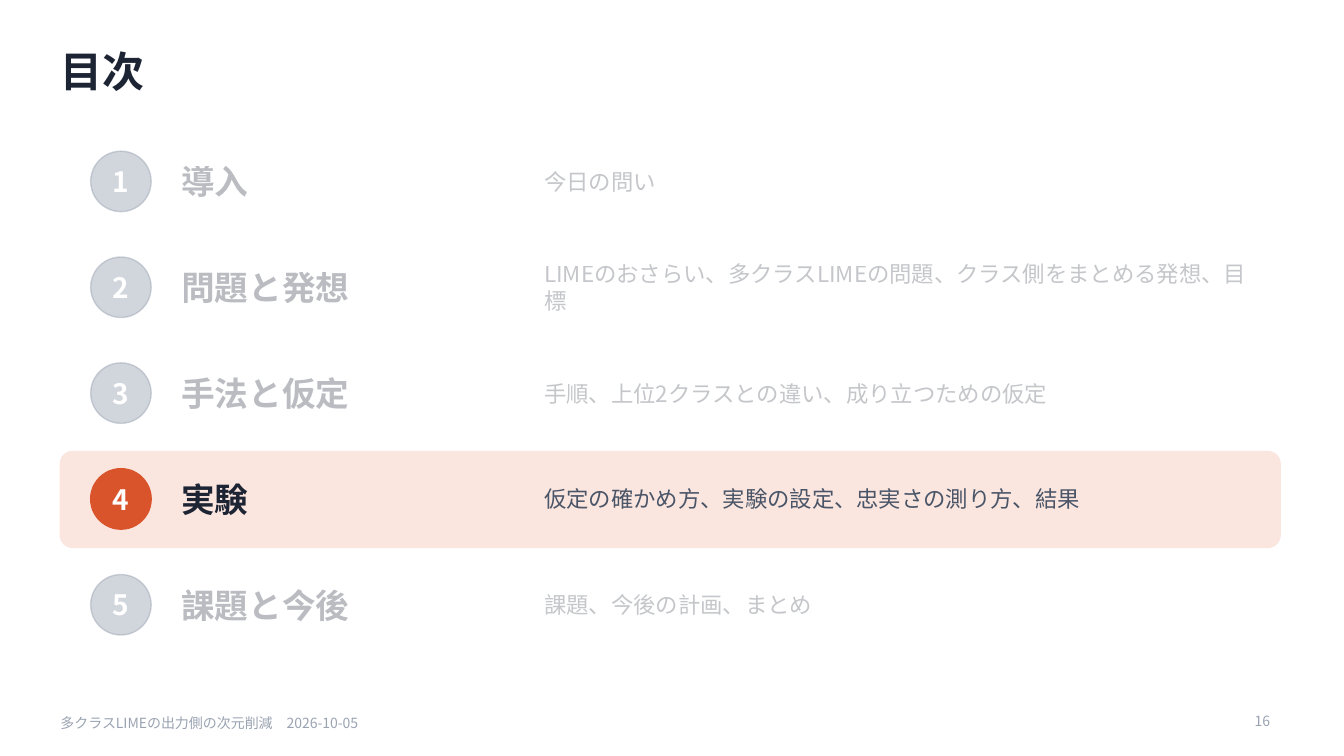
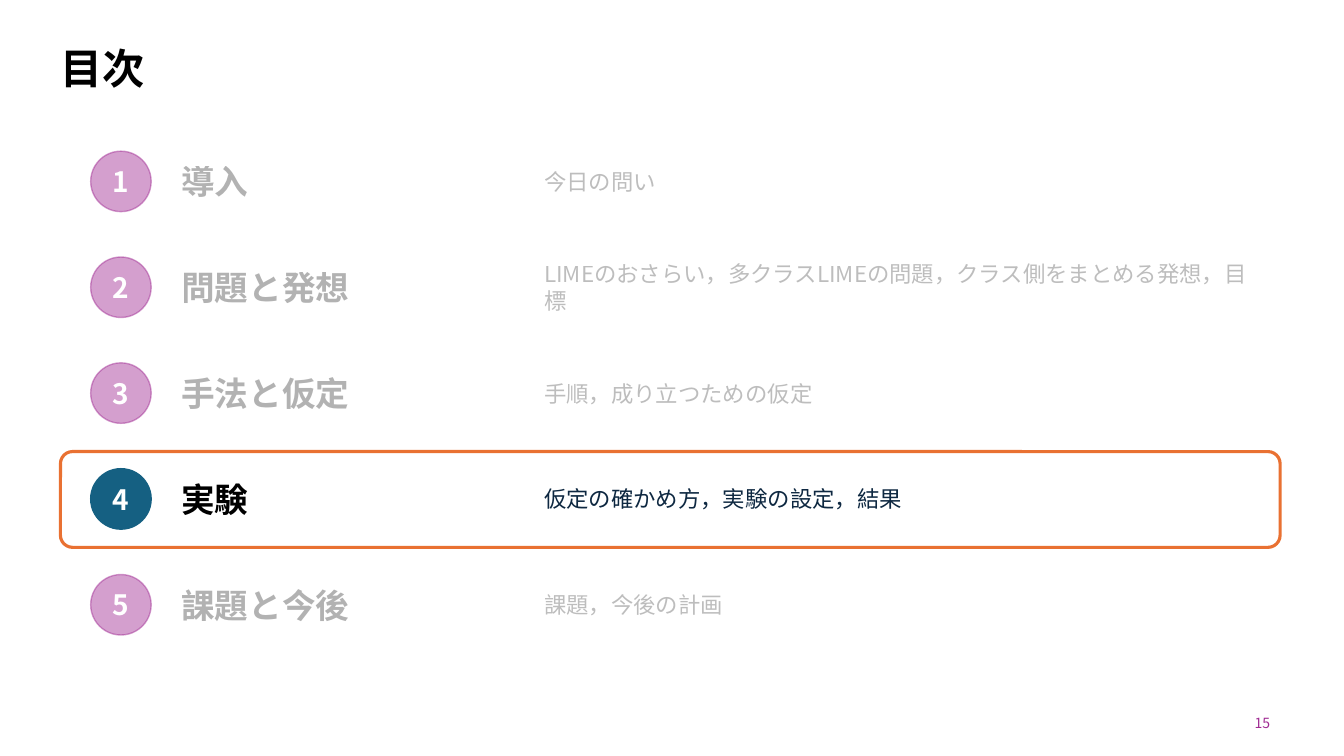
Before and after one commit to SoutaIkegame/Fisher_LIME, a slide deck: slide 15 of docs/seminar/2026-10-05_seminar.pptx (slide 16 before the commit). Drawn at 1344x756 pixels with LibreOffice and Linux fonts; fonts in the diff are those of the drawing. Boxes give left, top, right and bottom in pixels: in the first picture for what was removed or moved away, otherwise in the second. Text is boxed around its words. In the diff, an @@ line names an element or a change of style, - is before the commit and + after.

```diff
--- a/docs/seminar/2026-10-05_seminar.pptx
+++ b/docs/seminar/2026-10-05_seminar.pptx
@@ title "目次" at (60, 48, 144, 88): text colour #1D2433 to #000000; line spacing 1 to 0.9 @@
@@ text at (544, 263, 1246, 311): text changed; text colour #1D2433 at 25% opacity to #000000 at 25% opacity @@
-LIMEのおさらい、多クラスLIMEの問題、クラス側をまとめる発想、目標
+LIMEのおさらい，多クラスLIMEの問題，クラス側をまとめる発想，目標
@@ text at (544, 383, 812, 404): text changed; text colour #1D2433 at 25% opacity to #000000 at 25% opacity @@
-手順、上位2クラスとの違い、成り立つための仮定
+手順，成り立つための仮定
@@ rounded rectangle at (60, 452, 1280, 547): fill #FBE6DF to none; outline #FBE6DF 1 pt to #E97132 2.25 pt @@
@@ ellipse at (91, 469, 151, 529): fill #D9532B to #156082; outline #D9532B 1 pt to #156082 1 pt @@
@@ text "実験" at (181, 483, 248, 515): text colour #1D2433 to #000000 @@
@@ text at (544, 488, 901, 510): text changed; text colour #4A5568 to #0E2841 @@
-仮定の確かめ方、実験の設定、忠実さの測り方、結果
+仮定の確かめ方，実験の設定，結果
@@ fill #9AA3B2 at 45% opacity to #A02B93 at 45% opacity; outline #9AA3B2 1 pt to #A02B93 1 pt in 4 elements at (91, 151, 151, 212), (91, 257, 151, 318), (91, 363, 151, 423), (91, 575, 151, 635) @@
@@ text colour #1D2433 at 30% opacity to #000000 at 30% opacity in 4 elements at (181, 166, 248, 197), (181, 272, 349, 303), (181, 377, 349, 409), (181, 589, 349, 621) @@
@@ text at (544, 594, 723, 615): text changed; text colour #1D2433 at 25% opacity to #000000 at 25% opacity @@
-課題、今後の計画、まとめ
+課題，今後の計画
@@ text removed at (60, 716, 359, 729) @@
-多クラスLIMEの出力側の次元削減 2026-10-05
@@ page number at (1255, 717, 1271, 728): vertical alignment top to middle @@
@@ page number at (1255, 717, 1271, 728): text changed; text colour #9AA3B2 to #A02B93 @@
-16
+15
```
Also in this commit, not shown: 21 other slides changed, 1 slide added, 11 slides removed, 5 other files.
